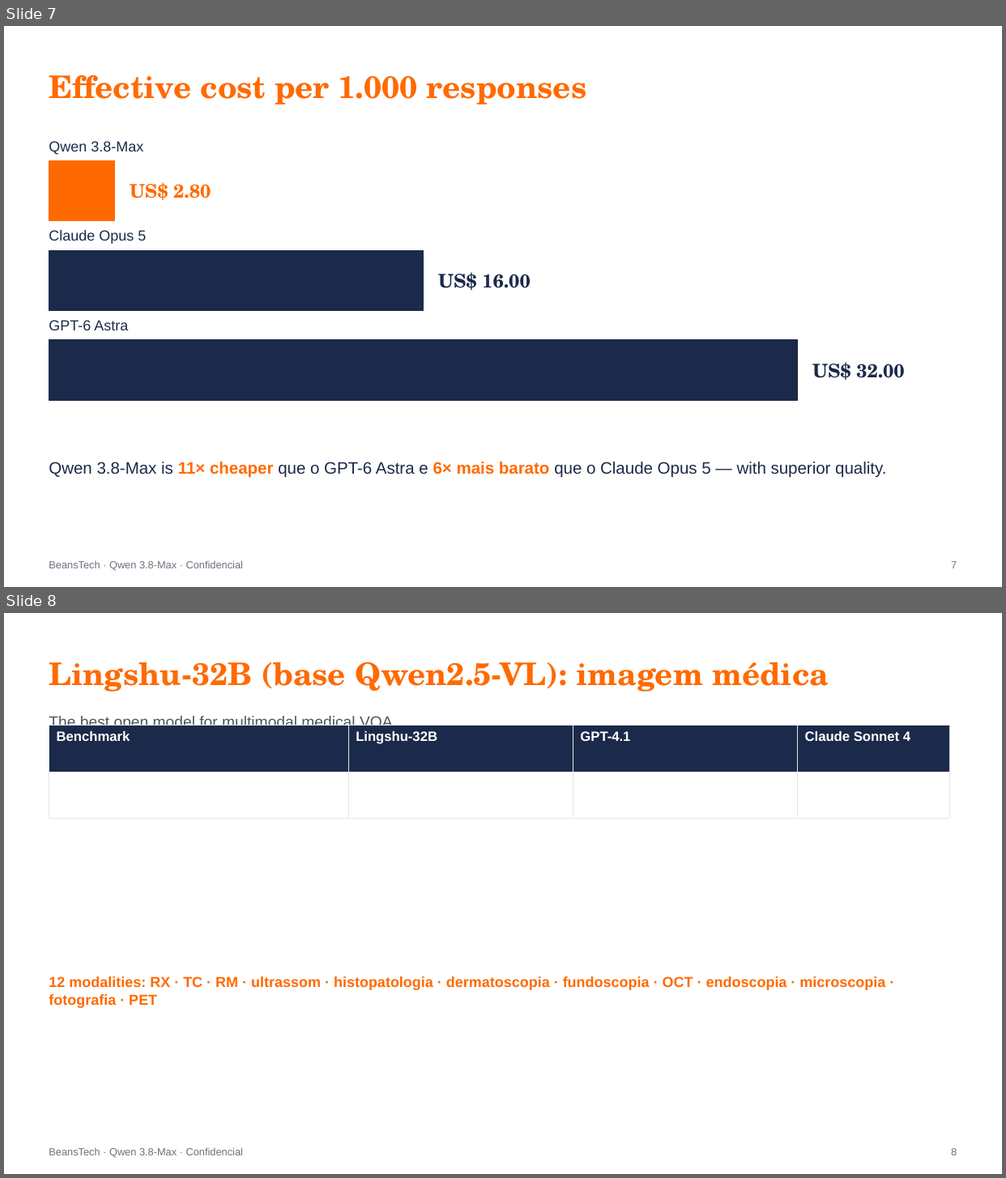
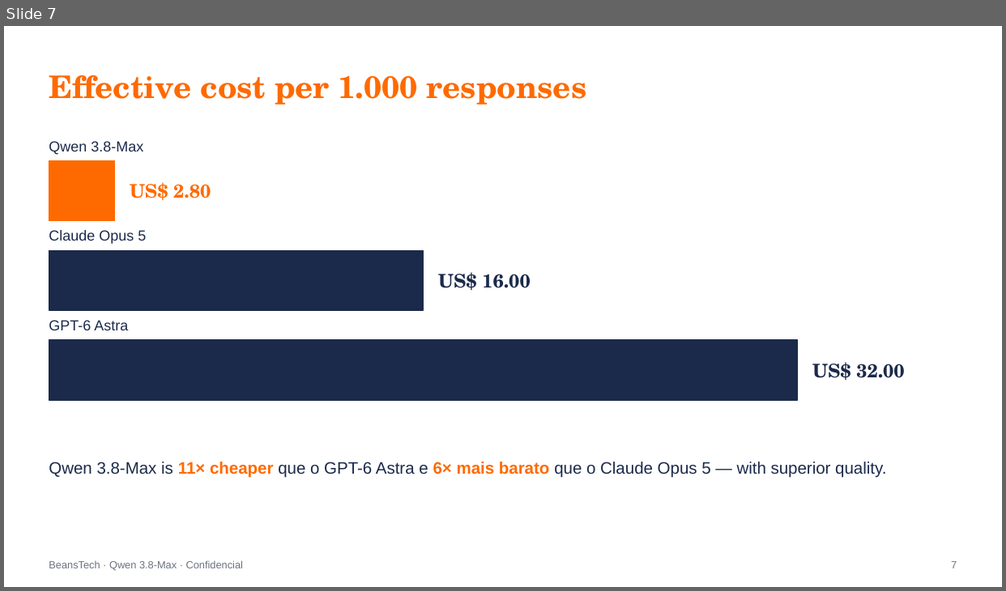
Before and after one commit to beanstechhub/healthtech-infra, a slide deck: apresentacoes/Qwen_Medicina_Eric_EN.pptx. Shown one above the other, each under a label of ours: slides 7 and 8 before the commit, slide 7 after it. The pictures are 1006x1178 and 1006x591 pixels, drawn with LibreOffice and Linux fonts; fonts in the diff are those of the drawing. Boxes give left, top, right and bottom in pixels: in the first picture for what was removed or moved away, otherwise in the second. Text is boxed around its words. In the diff, an @@ line names an element or a change of style, - is before the commit and + after.

```diff
--- a/apresentacoes/Qwen_Medicina_Eric_EN.pptx
+++ b/apresentacoes/Qwen_Medicina_Eric_EN.pptx
@@ slide 8 removed at [4, 613, 1002, 1174], background #FFFFFF @@
@@ text removed at [49, 662, 829, 692] @@
-Lingshu-32B (base Qwen2.5-VL): imagem médica
@@ text removed at [49, 715, 393, 730] @@
-The best open model for multimodal medical VQA
@@ table removed at [49, 726, 949, 800], 2 rows, 4 columns @@
-Benchmark | Lingshu-32B | GPT-4.1 | Claude Sonnet 4
- |  |  | 
@@ text removed at [49, 977, 885, 1008] @@
-12 modalities: RX · TC · RM · ultrassom · histopatologia · dermatoscopia · fundoscopia · OCT · endoscopia · microscopia · fotografia · PET
@@ text removed at [49, 1148, 243, 1158] @@
-BeansTech · Qwen 3.8-Max · Confidencial
@@ text removed at [951, 1148, 957, 1156] @@
-8
```
Also in this commit, not shown: 1 slide changed, 2 slides added, 3 other files.
